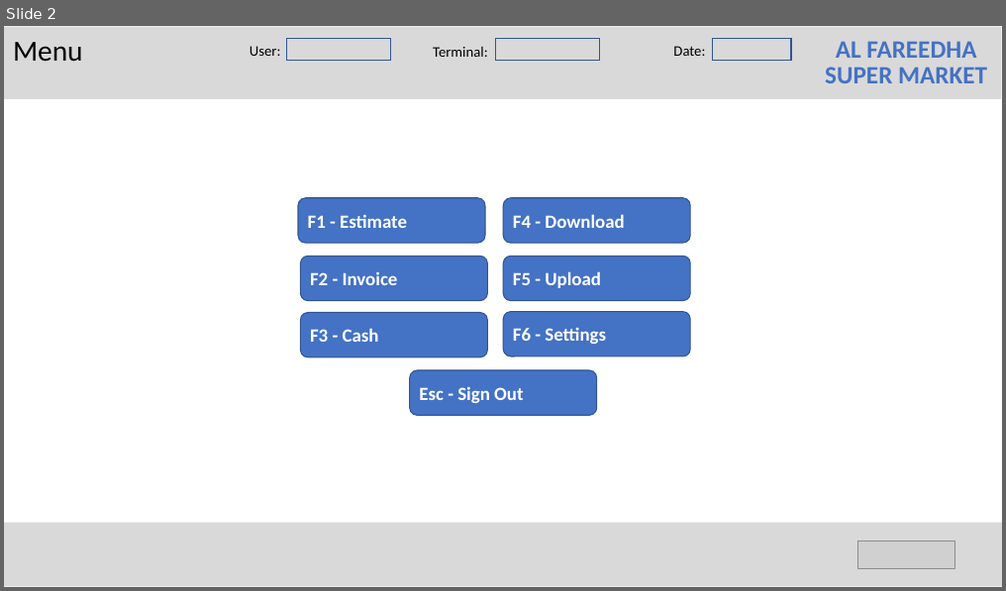
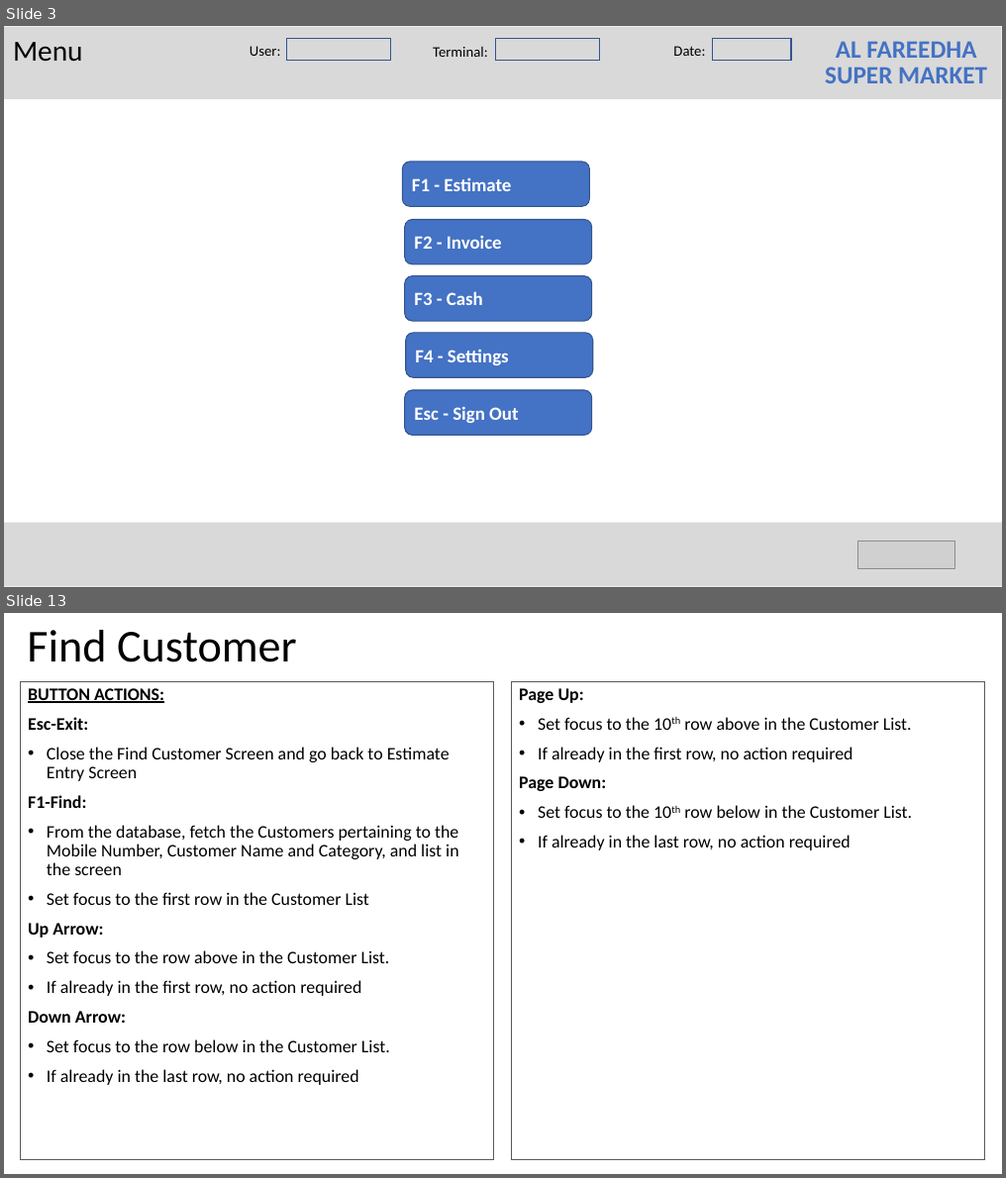
Before and after one commit to valignit/Documents, a slide deck: brief-specs.pptx. Shown one above the other, each under a label of ours: slide 2 before the commit, slides 3 and 13 after it; the slides between them are not shown. The pictures are 1006x591 and 1006x1178 pixels, drawn with LibreOffice and Linux fonts; fonts in the diff are those of the drawing; grey boxes stand for pictures. Boxes give left, top, right and bottom in pixels: in the first picture for what was removed or moved away, otherwise in the second. Text is boxed around its words. In the diff, an @@ line names an element or a change of style, - is before the commit and + after.

```diff
--- a/brief-specs.pptx
+++ b/brief-specs.pptx
@@ slide 13 added at (4, 613, 1002, 1174), background #FFFFFF @@
@@ title added at (27, 630, 297, 663), 44 pt, text #000000 @@
+Find Customer
@@ rectangle added at (21, 682, 494, 1160), outline #595959 0.75 pt, 17 pt, text #000000 @@
+BUTTON ACTIONS:
+Esc-Exit:
+• Close the Find Customer Screen and go back to Estimate Entry Screen
+F1-Find:
+• From the database, fetch the Customers pertaining to the Mobile Number, Customer Name and Category, and list in the screen
+• Set focus to the first row in the Customer List
+Up Arrow:
+• Set focus to the row above in the Customer List.
+• If already in the first row, no action required
+Down Arrow:
+• Set focus to the row below in the Customer List.
+• If already in the last row, no action required
@@ rectangle added at (512, 682, 985, 1160), outline #595959 0.75 pt, 17 pt, text #000000 @@
+Page Up:
+• Set focus to the 10th row above in the Customer List.
+• If already in the first row, no action required
+Page Down:
+• Set focus to the 10th row below in the Customer List.
+• If already in the last row, no action required
@@ what was slide 2 is now slide 3 @@
@@ slide 3 changed as well @@
@@ rounded rectangle removed at (503, 198, 690, 243) @@
-F4 - Download
@@ rounded rectangle removed at (503, 256, 690, 301) @@
-F5 - Upload
@@ 3 rounded rectangles: place and size @@
-3 rounded rectangles at (298, 198, 487, 358)
+3 rounded rectangles at (402, 162, 592, 321)
@@ rounded rectangle "F4 - Settings": place and size @@
-rounded rectangle "F4 - Settings" at (503, 312, 690, 357)
+rounded rectangle "F4 - Settings" at (406, 333, 593, 377)
@@ text in rounded rectangle at (415, 349, 509, 366): text changed @@
-F6 - Settings
+F4 - Settings
@@ rounded rectangle "Esc - Sign Out": place and size @@
-rounded rectangle "Esc - Sign Out" at (410, 371, 597, 415)
+rounded rectangle "Esc - Sign Out" at (405, 390, 592, 436)
```
Also in this commit, not shown: 23 other slides changed, 17 other slides added, 2 slides removed.
